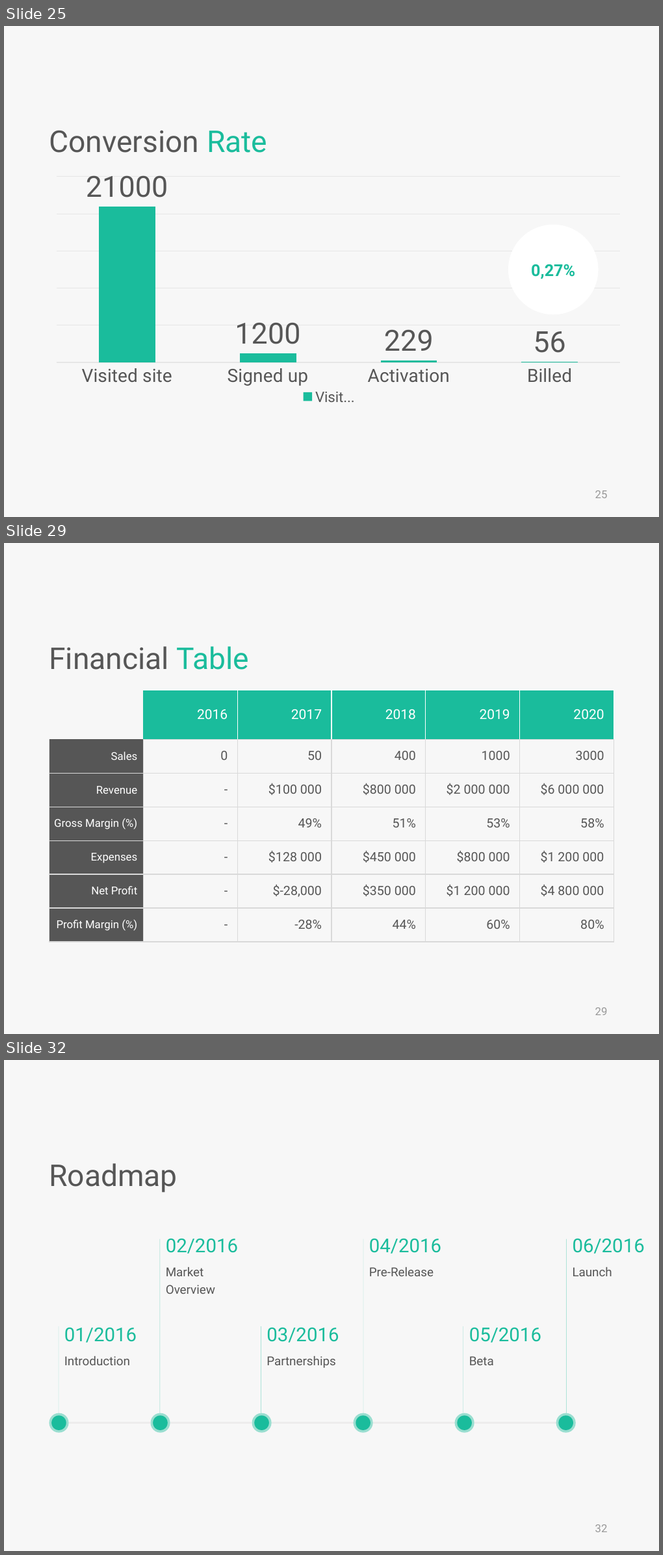
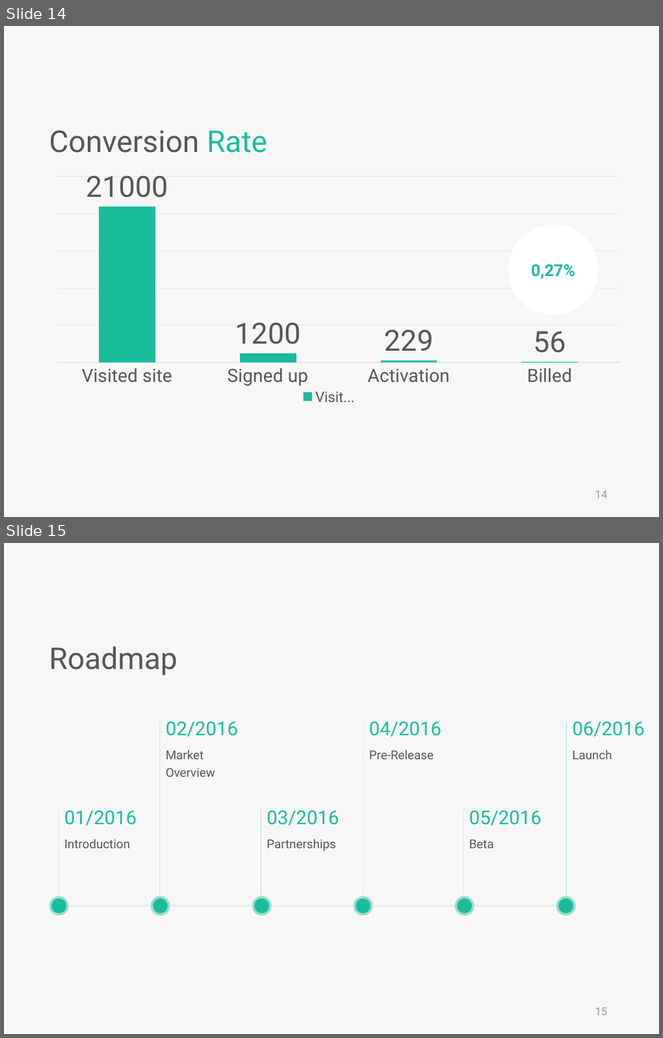
Before and after one commit to skyran1278/VbaProject, a slide deck: 20180126_SmartSplice/20180808_Meeting/SmartSplice.pptx. Shown one above the other, each under a label of ours: slides 25, 29 and 32 before the commit, slides 14 and 15 after it; the slides between them are not shown. The pictures are 663x1555 and 663x1038 pixels, drawn with LibreOffice and Linux fonts; fonts in the diff are those of the drawing. Boxes give left, top, right and bottom in pixels: in the first picture for what was removed or moved away, otherwise in the second. Text is boxed around its words. In the diff, an @@ line names an element or a change of style, - is before the commit and + after.

```diff
--- a/20180126_SmartSplice/20180808_Meeting/SmartSplice.pptx
+++ b/20180126_SmartSplice/20180808_Meeting/SmartSplice.pptx
@@ slide 29 removed at (x1=4, y1=543, x2=659, y2=1034), background #F7F7F7 @@
@@ text removed at (x1=49, y1=646, x2=250, y2=670) @@
-Financial Table
@@ table removed at (x1=50, y1=691, x2=615, y2=943), 7 rows, 6 columns @@
- | 2016 | 2017 | 2018 | 2019 | 2020
-Sales | 0 | 50 | 400 | 1000 | 3000
-Revenue | - | $100 000 | $800 000 | $2 000 000 | $6 000 000
-Gross Margin (%) | - | 49% | 51% | 53% | 58%
-Expenses | - | $128 000 | $450 000 | $800 000 | $1 200 000
-Net Profit | - | $-28,000 | $350 000 | $1 200 000 | $4 800 000
-Profit Margin (%) | - | -28% | 44% | 60% | 80%
@@ page number removed at (x1=596, y1=1008, x2=608, y2=1016) @@
-29
@@ what was slide 25 is now slide 14 @@
@@ page number at (x1=596, y1=491, x2=608, y2=499): text changed @@
-25
+14
@@ what was slide 32 is now slide 15 @@
@@ page number at (x1=596, y1=1008, x2=608, y2=1016): text changed @@
-32
+15
```
Also in this commit, not shown: 4 slides changed, 5 slides added, 25 other slides removed, 5 other files.
